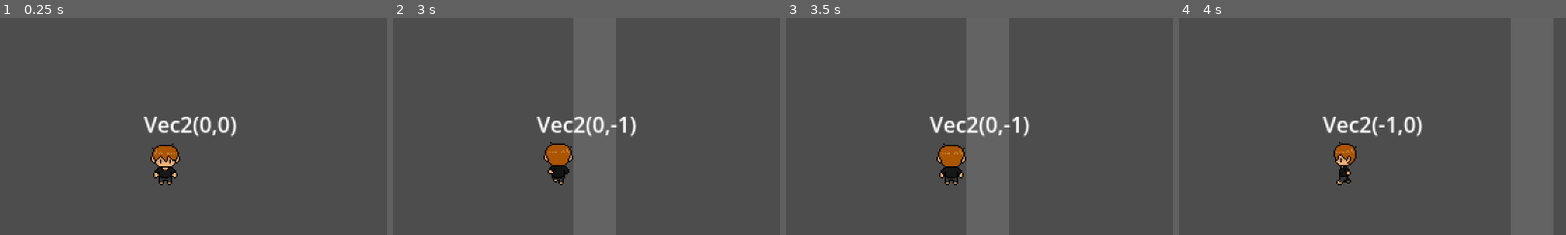
Above: before the commit, frames 1-4 (left to right).
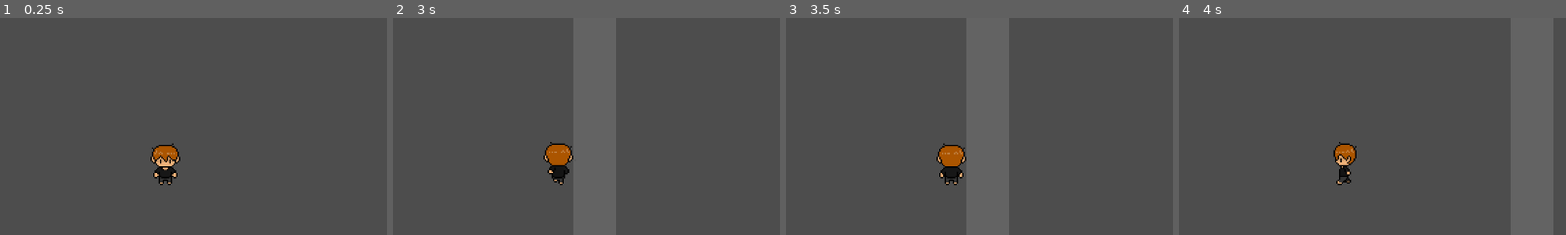
Above: after the commit, the same moments.

Repository: mrjohnlowlevel/cave-game
Game: Godot game, scene res://scenes/main.tscn
Same seed, same stepped clock (60 frames per second), same inputs: the game is played once before the commit and once after it.
Inputs:
- Up to frame 1 (0.25 s): no input
- Up to frame 2 (3 s): tap Enter at 0.5 s; hold Right (ui_right) 0.53-1.28 s; hold Shift (sprint_btn) 0.53-1.28 s; hold Down (ui_down) 1.28-2.03 s; tap Shift (sprint_btn) at 1.35, 2.85 s; hold Right (ui_right) 2.03-2.78 s; hold Shift (sprint_btn) 2.03-2.78 s; tap Space at 2.75 s; hold Up (ui_up) from 2.78 s (still down)
- Up to frame 3 (3.5 s): keep holding Up (ui_up)
- Up to frame 4 (4 s): release Up (ui_up) at 3.53 s; hold Left (ui_left) from 3.53 s (still down); hold Shift (sprint_btn) from 3.53 s (still down)
The pictures show only the part of the screen within x 29-79%, y 12-61%; the shares and areas given below are measured in that part.

The runs differ from the first frame. In frame 1, 1.0% of the frame differs, in the area x 37-62%, y 45-55%; in frame 2, 0.9%; in frame 3, 0.9%; in frame 4, 0.9%.

Commit message:
fixed diagonal issue and lower the lines used

Diff:
--- a/scripts/vin.gd
+++ b/scripts/vin.gd
@@ -3,7 +3,6 @@
 # !GLOBAL_VAR_ECTION
 
 @onready var vin_sprite = $AnimatedSprite2D
-@onready var dbg_lbl = $Label
 var speed = 125
 
 # !END_GLOBAL_VAR
@@ -30,15 +29,14 @@
 
 func facing_direction() -> void:
 	var direction := Input.get_vector("ui_left", "ui_right", "ui_up", "ui_down").normalized()
-	dbg_lbl.text = "Vec2(%d,%d)" % [direction.x, direction.y]
 
-	match direction:
-		Vector2(1, 0): sprite_play(vin_sprite, "walking_right")
-		Vector2(-1, 0): sprite_play(vin_sprite, "walking_left")
-		Vector2(0, 1): sprite_play(vin_sprite, "walking_down")
-		Vector2(0, -1): sprite_play(vin_sprite, "walking_up")
-		_:
-			play_idle(vin_sprite)
+	if direction != Vector2.ZERO:
+		if abs(direction.x) > abs(direction.y):
+			sprite_play(vin_sprite, "walking_right" if direction.x > 0 else "walking_left")
+		else:
+			sprite_play(vin_sprite, "walking_down" if direction.y > 0 else "walking_up")
+	else:
+		play_idle(vin_sprite)
 
 func _physics_process(_delta) -> void:
 	get_movemnts_inp()
